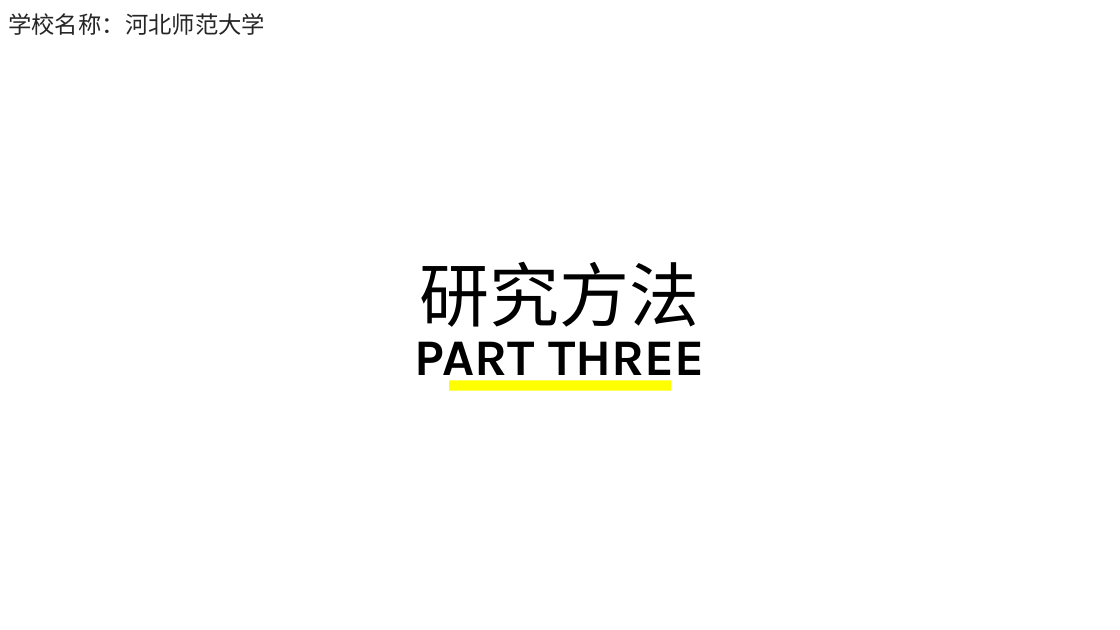
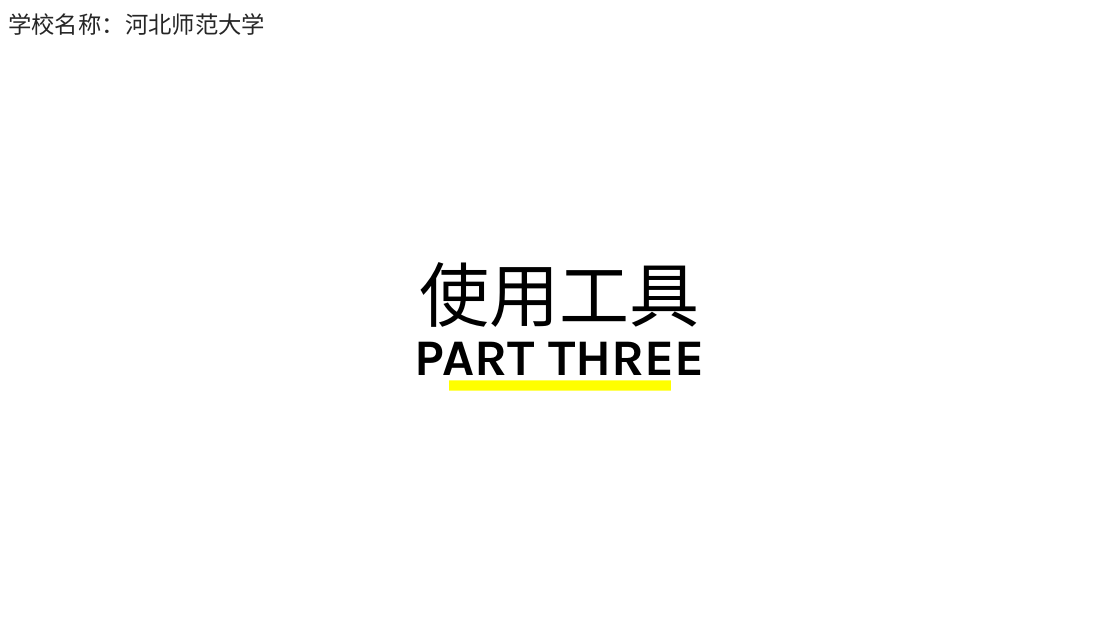
Before and after one commit to electronic-shopping-mall/liuyue, a slide deck: slide 7 of 答辩PPT.pptx (slide 9 before the commit). Drawn at 1120x630 pixels with LibreOffice and Linux fonts; fonts in the diff are those of the drawing; background and template pictures are left out. Boxes give left, top, right and bottom in pixels: in the first picture for what was removed or moved away, otherwise in the second. Text is boxed around its words. In the diff, an @@ line names an element or a change of style, - is before the commit and + after.

```diff
--- a/答辩PPT.pptx
+++ b/答辩PPT.pptx
@@ text at [420,262,700,327]: text changed @@
-研究方法
+使用工具
```
Also in this commit, not shown: 2 other slides changed, 2 slides added, 2 slides removed.
